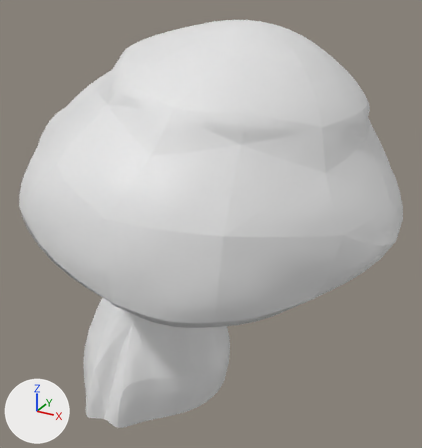
The Blender file assets/model/feature/foliage/spore.blend as it was, and as the next commit left it.
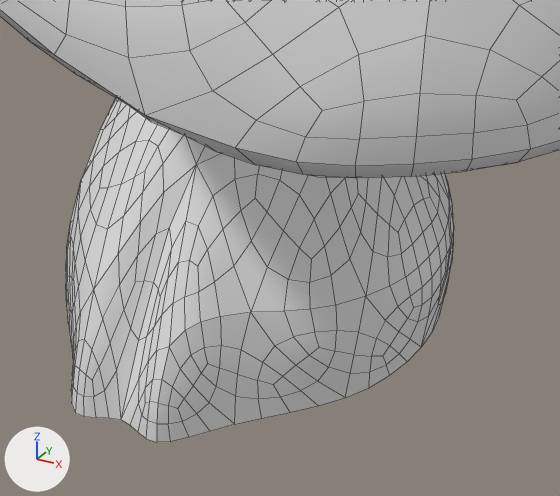
Each version is shown whole from a 50 mm camera at (0.68, -1.054, 0.99) aimed at (0.098, 0.004, 0.461), then close up on the part from 14% to 64% of the width and 58% to 100% of the height. The lights are fixed; the arrows at lower left show +X, +Y and +Z. The close-ups show mesh edges as thin lines.

In view in the first close-up: 'cap', 'stem'.
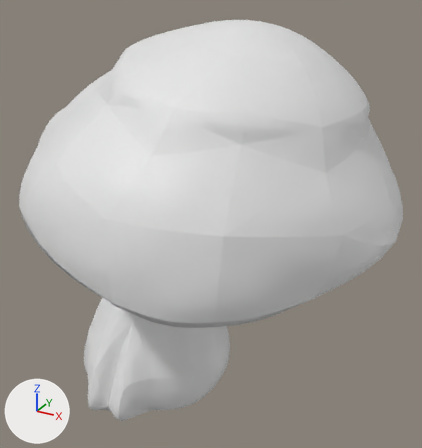
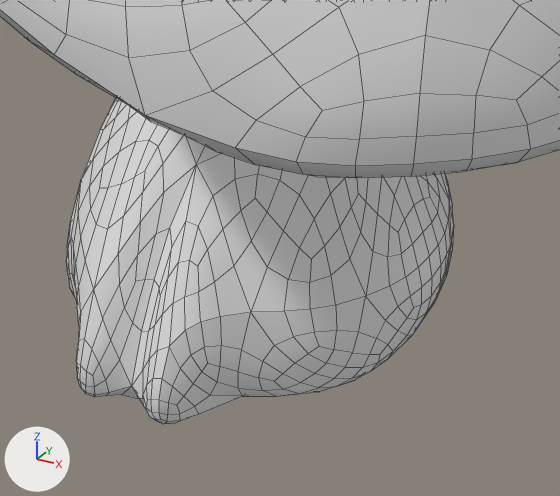
Location of each change, (x1, y1, x2, y2) in pixels of the close-ups (560 x 496 px):
```json
{"object": "stem", "change": "reshaped", "before": [66, 98, 454, 442], "after": [67, 98, 454, 424]}
{"part": 1, "of": "me_mesh_013", "change": "added", "after": [81, 372, 368, 424]}
```

The change, as JSON lines over the scene's bpy script:
```json
{"block": "me_mesh_013", "where": "# used by ob_stem; location = (0.0, 0.0, 0.0); rotation_euler = (1.571, 0.0, 0.0), in degrees (90, 0, 0); scale = (0.01, 0.01, 0.01)"}
{"op": "remove", "block": "me_mesh_013", "code": "me_mesh_013.from_pydata(...)  # 54 vertices, 88 faces; spans x -27.2..19.2, y 0.2..66.7, z -22.3..25.1"}
{"op": "add", "block": "me_mesh_013", "code": "me_mesh_013.from_pydata(...)  # 54 vertices, 100 faces; spans x -27.2..19.2, y 0.2..66.7, z -22.3..25.1"}
{"block": "me_mesh_013", "change": "me_mesh_013 part 1"}
{"block": "me_mesh_013", "change": "12 new faces join them"}
```
